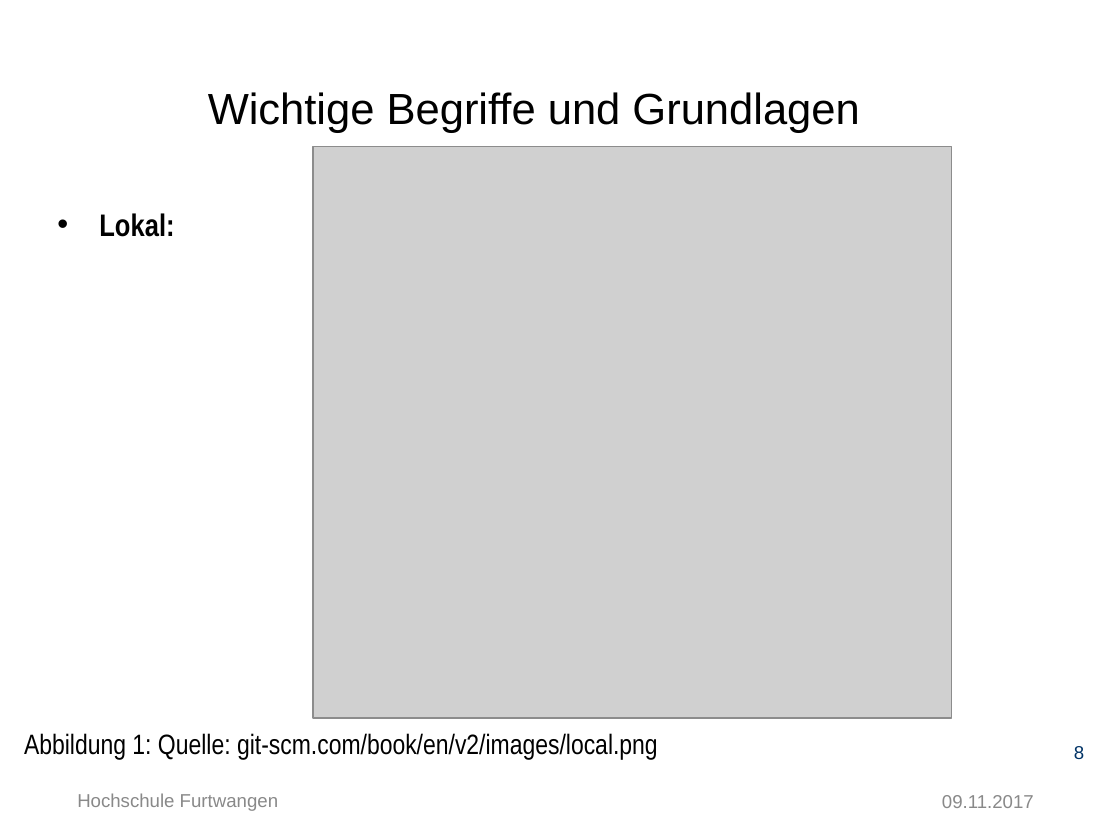
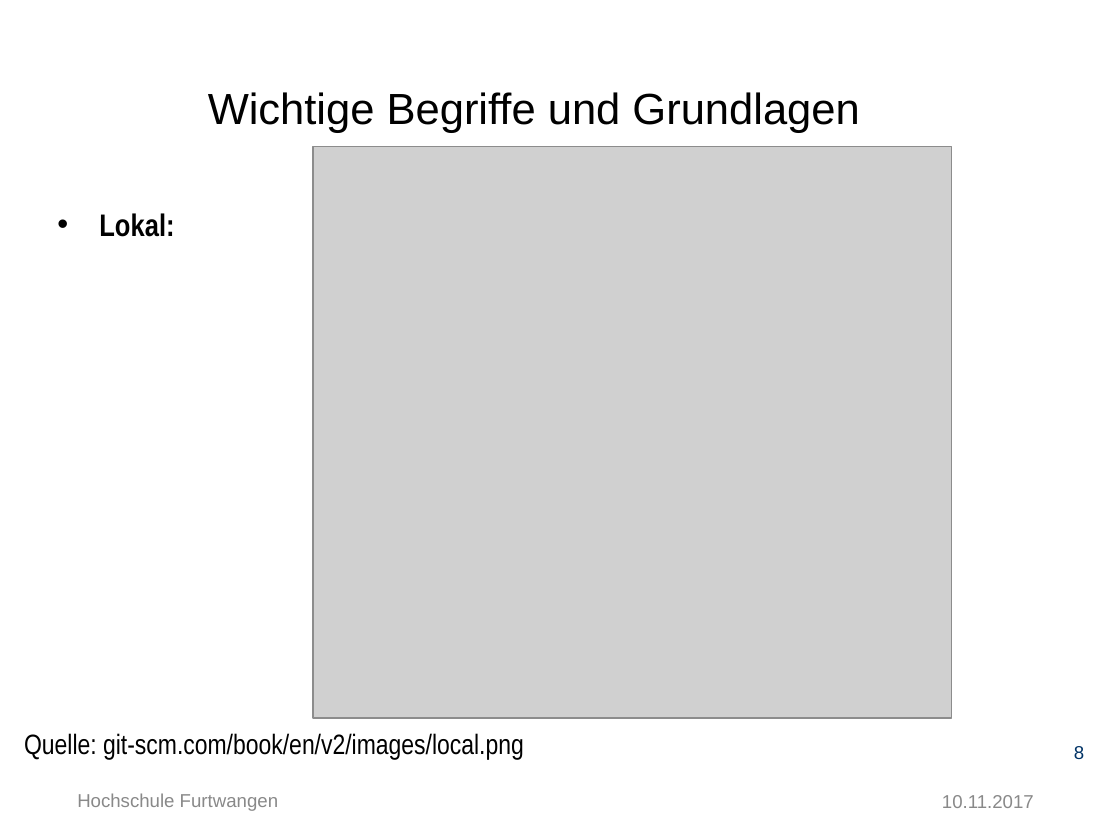
Before and after one commit to Ertugrul-Furtwangen/Erti, a slide deck: slide 8 of Thesis-Präsentation-Ertugrul_Özkara.pptx. Drawn at 1120x840 pixels with LibreOffice and Linux fonts; fonts in the diff are those of the drawing; grey boxes stand for pictures; background and template pictures are left out. Boxes give left, top, right and bottom in pixels: in the first picture for what was removed or moved away, otherwise in the second. Text is boxed around its words. In the diff, an @@ line names an element or a change of style, - is before the commit and + after.

```diff
--- a/Thesis-Präsentation-Ertugrul_Özkara.pptx
+++ b/Thesis-Präsentation-Ertugrul_Özkara.pptx
@@ text at [24, 733, 524, 759]: text changed @@
-Abbildung 1: Quelle: git-scm.com/book/en/v2/images/local.png
+Quelle: git-scm.com/book/en/v2/images/local.png
@@ text at [942, 795, 1034, 808]: text changed @@
-09.11.2017
+10.11.2017
```
Also in this commit, not shown: 41 other slides changed, 1 slide added.
